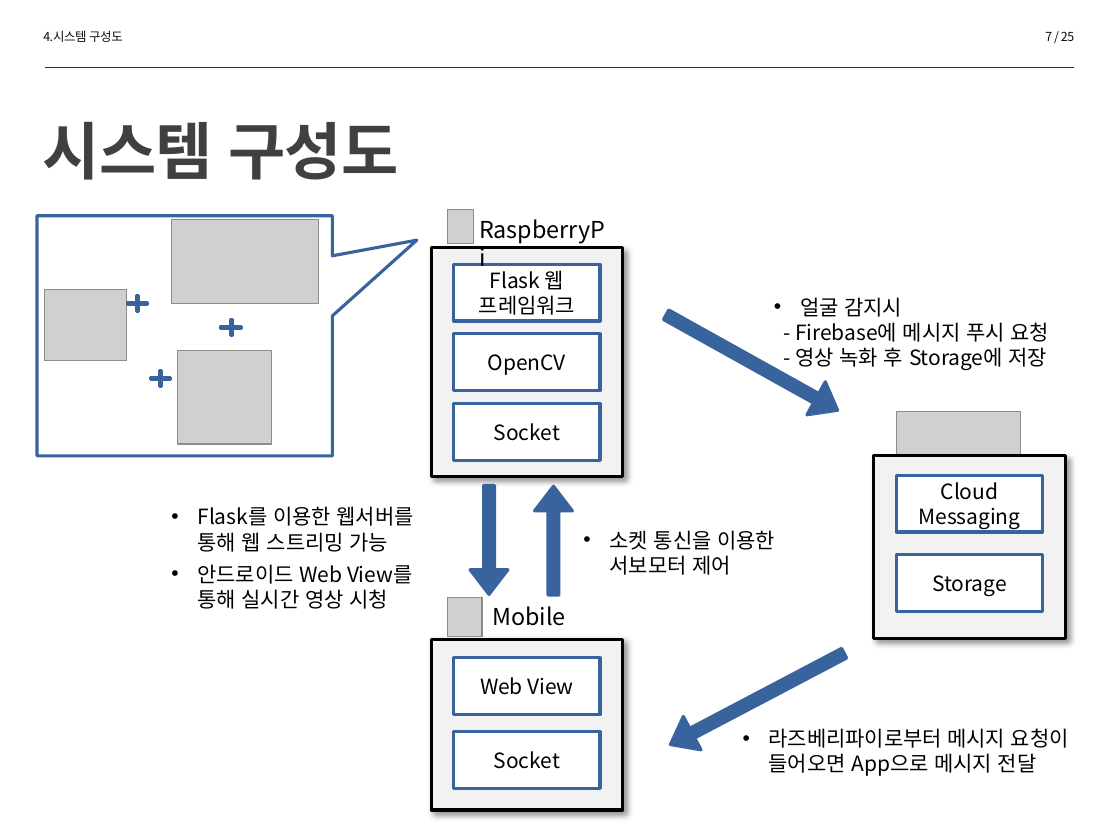
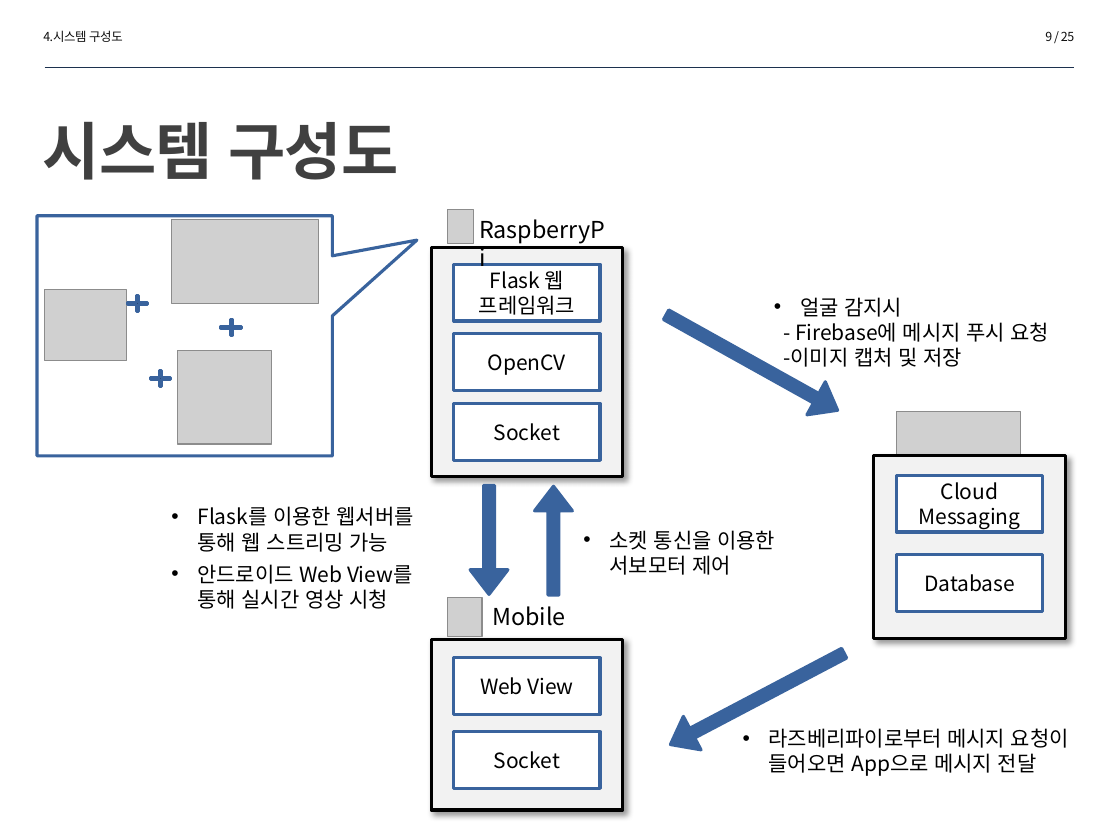
Before and after one commit to dlalscjf94/MinjeongLee, a slide deck: slide 9 of 설계서4-10(이민철,민준호,정재훈).pptx (slide 7 before the commit). Drawn at 1120x840 pixels with LibreOffice and Linux fonts; fonts in the diff are those of the drawing; grey boxes stand for pictures. Boxes give left, top, right and bottom in pixels: in the first picture for what was removed or moved away, otherwise in the second. Text is boxed around its words. In the diff, an @@ line names an element or a change of style, - is before the commit and + after.

```diff
--- a/설계서4-10(이민철,민준호,정재훈).pptx
+++ b/설계서4-10(이민철,민준호,정재훈).pptx
@@ page number at [1045,31,1074,41]: text changed @@
-7 / 25
+9 / 25
@@ text at [783,347,962,367]: text changed @@
-- 영상 녹화 후 Storage에 저장
+-이미지 캡처 및 저장
@@ text in rectangle at [924,574,1015,592]: text changed @@
-Storage
+Database
```
Also in this commit, not shown: 6 other slides changed, 7 slides added, 7 slides removed, 5 other files.
